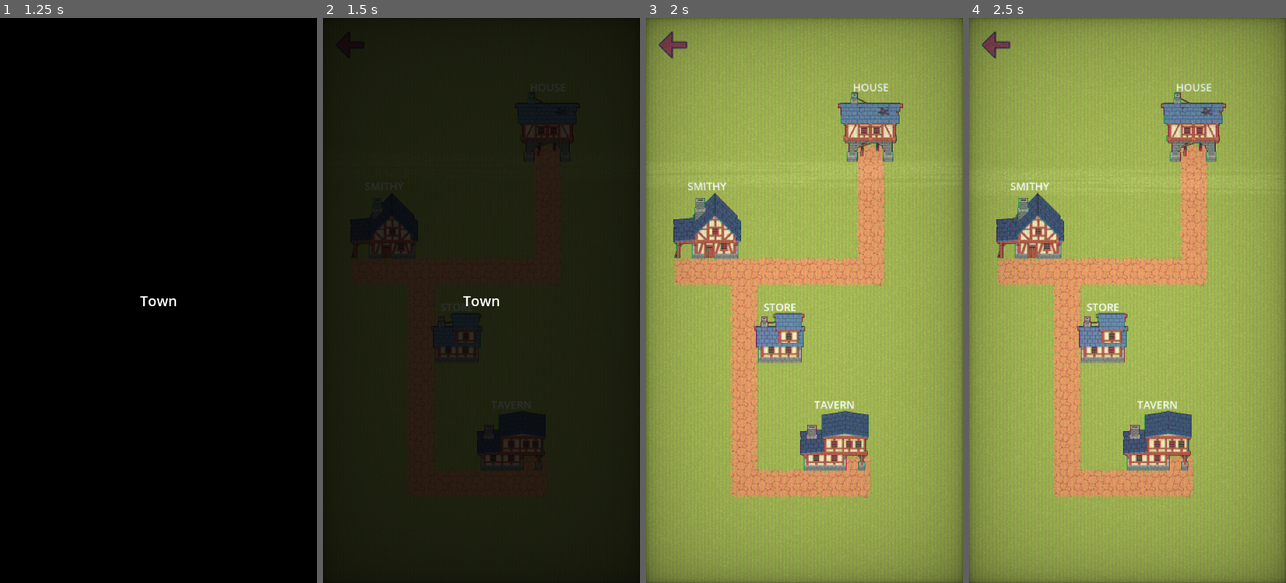
Above: before the commit, frames 1-4 (left to right).
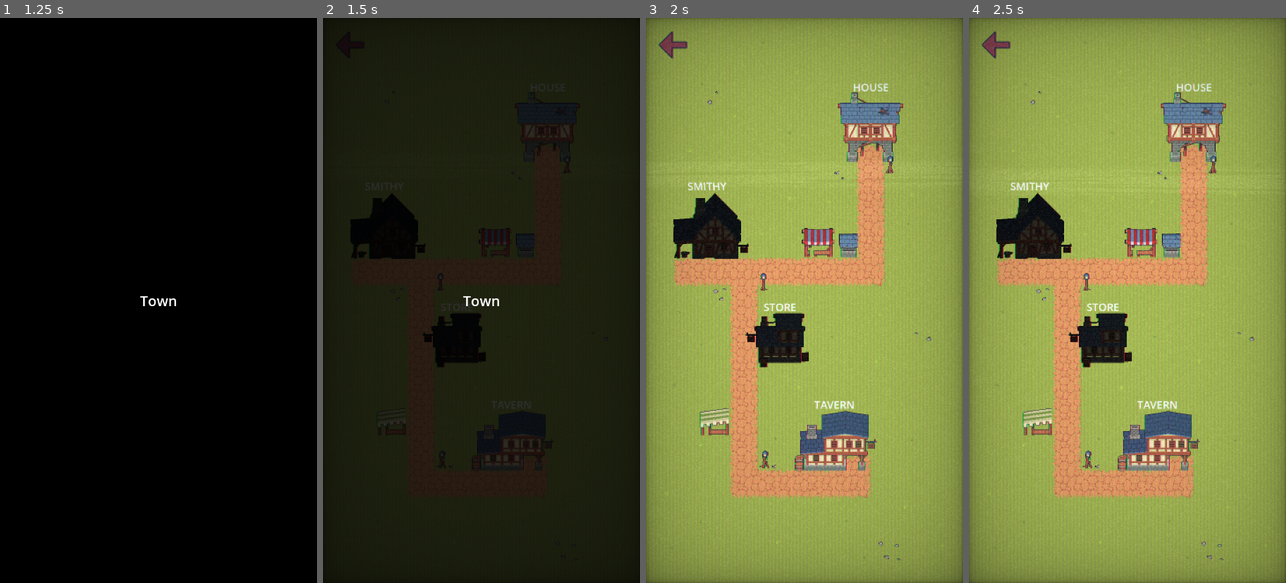
Above: after the commit, the same moments.

Repository: ant290/MoleBreaker
Game: Godot game, scene res://scenes/menu.tscn
Two runs of this game, one before a commit and one after it. Both use one fixed random seed, a clock stepped at 60 frames per second and the inputs below.
Inputs (mouse positions are in pixels of both pictures, inside the frame that each line leads up to):
- Up to frame 1 (1.25 s): click "TOWN" at 0.5 s
- Up to frame 2 (1.5 s): move the mouse to (548, 125) at 1.27 s; hold Right (ui_right) from 1.28 s (still down); click (548, 125) at 1.42 s
- Up to frame 3 (2 s): keep holding Right (ui_right)
- Up to frame 4 (2.5 s): move the mouse to (1064, 328) at 2.02 s; release Right (ui_right) at 2.03 s; hold Left (ui_left) from 2.03 s (still down)

Frame 1 is identical in both runs. In frame 2, 1.6% of the frame differs, in the area x 9-78%, y 13-94%; in frame 3, 4.5%, in the area x 6-92%, y 3-96%; in frame 4, 4.5%.

Commit message:
Town detail updates

Diff:
--- a/mole-breaker/scenes/town/smithy.tscn
+++ b/mole-breaker/scenes/town/smithy.tscn
@@ -1,6 +1,8 @@
-[gd_scene load_steps=4 format=3 uid="uid://b2speixjr7d74"]
+[gd_scene load_steps=6 format=3 uid="uid://b2speixjr7d74"]
 
 [ext_resource type="Texture2D" uid="uid://xvtm48ovjovt" path="res://assets/town/Smithy.png" id="1_hpoev"]
+[ext_resource type="Texture2D" uid="uid://dyj8gu75xfa7p" path="res://assets/town/decor/15.png" id="2_ab2hm"]
+[ext_resource type="Texture2D" uid="uid://dm6l6iihemvk0" path="res://assets/town/decor/7.png" id="3_hhtlr"]
 
 [sub_resource type="RectangleShape2D" id="RectangleShape2D_06row"]
 size = Vector2(154, 146)
@@ -11,7 +13,18 @@
 [node name="Area2D" type="Area2D"]
 
 [node name="Sprite" type="Sprite2D" parent="."]
+modulate = Color(0.16078432, 0.16078432, 0.16078432, 1)
 texture = ExtResource("1_hpoev")
+
+[node name="15" type="Sprite2D" parent="Sprite"]
+position = Vector2(83, 50)
+rotation = 3.1415927
+scale = Vector2(1, -1)
+texture = ExtResource("2_ab2hm")
+
+[node name="7" type="Sprite2D" parent="Sprite"]
+position = Vector2(-50, 64)
+texture = ExtResource("3_hhtlr")
 
 [node name="CollisionShape2D" type="CollisionShape2D" parent="."]
 shape = SubResource("RectangleShape2D_06row")
--- a/mole-breaker/scenes/town/store.tscn
+++ b/mole-breaker/scenes/town/store.tscn
@@ -1,6 +1,9 @@
-[gd_scene load_steps=4 format=3 uid="uid://cinvu8quv2384"]
+[gd_scene load_steps=7 format=3 uid="uid://cinvu8quv2384"]
 
 [ext_resource type="Texture2D" uid="uid://emtvli72pwy7" path="res://assets/town/Store.png" id="1_k61li"]
+[ext_resource type="Texture2D" uid="uid://c0xt57i3pi1e4" path="res://assets/town/decor/16.png" id="2_ljh1p"]
+[ext_resource type="Texture2D" uid="uid://baob8w3clkaar" path="res://assets/town/box/3.png" id="3_qdg1j"]
+[ext_resource type="Texture2D" uid="uid://cqke3mwrwf2jf" path="res://assets/town/box/4.png" id="4_p6v8q"]
 
 [sub_resource type="RectangleShape2D" id="RectangleShape2D_ljh1p"]
 size = Vector2(112, 112)
@@ -11,7 +14,21 @@
 [node name="Area2D" type="Area2D"]
 
 [node name="Sprite" type="Sprite2D" parent="."]
+modulate = Color(0.16078432, 0.16078432, 0.16078432, 1)
 texture = ExtResource("1_k61li")
+
+[node name="16" type="Sprite2D" parent="Sprite"]
+position = Vector2(-66, -1)
+texture = ExtResource("2_ljh1p")
+offset = Vector2(0.5, 0)
+
+[node name="3" type="Sprite2D" parent="Sprite"]
+position = Vector2(-37, 56)
+texture = ExtResource("3_qdg1j")
+
+[node name="4" type="Sprite2D" parent="Sprite"]
+position = Vector2(58, 43)
+texture = ExtResource("4_p6v8q")
 
 [node name="CollisionShape2D" type="CollisionShape2D" parent="."]
 shape = SubResource("RectangleShape2D_ljh1p")
--- a/mole-breaker/scenes/town/tavern.tscn
+++ b/mole-breaker/scenes/town/tavern.tscn
@@ -1,6 +1,9 @@
-[gd_scene load_steps=4 format=3 uid="uid://b1rgrcyv5ghra"]
+[gd_scene load_steps=7 format=3 uid="uid://b1rgrcyv5ghra"]
 
 [ext_resource type="Texture2D" uid="uid://dq1podwxaesdl" path="res://assets/town/Tavern.png" id="1_h43lo"]
+[ext_resource type="Texture2D" uid="uid://voe6ewe1arfa" path="res://assets/town/decor/14.png" id="2_f73nn"]
+[ext_resource type="Texture2D" uid="uid://darg0n5g8ctfa" path="res://assets/town/box/2.png" id="3_t8vvc"]
+[ext_resource type="Texture2D" uid="uid://d26nshre5oaxp" path="res://assets/town/box/1.png" id="4_jg6by"]
 
 [sub_resource type="RectangleShape2D" id="RectangleShape2D_f73nn"]
 size = Vector2(156, 136)
@@ -12,6 +15,21 @@
 
 [node name="Sprite" type="Sprite2D" parent="."]
 texture = ExtResource("1_h43lo")
+
+[node name="14" type="Sprite2D" parent="Sprite"]
+position = Vector2(84, 7)
+rotation = 3.1415927
+scale = Vector2(1, -1)
+texture = ExtResource("2_f73nn")
+offset = Vector2(0.5, 0)
+
+[node name="2" type="Sprite2D" parent="Sprite"]
+position = Vector2(-80, 43)
+texture = ExtResource("3_t8vvc")
+
+[node name="1" type="Sprite2D" parent="Sprite"]
+position = Vector2(-80, 57)
+texture = ExtResource("4_jg6by")
 
 [node name="CollisionShape2D" type="CollisionShape2D" parent="."]
 shape = SubResource("RectangleShape2D_f73nn")
--- a/mole-breaker/scenes/town/town.tscn
+++ b/mole-breaker/scenes/town/town.tscn
@@ -1,14 +1,31 @@
-[gd_scene load_steps=12 format=4 uid="uid://w5lfv6cgej18"]
+[gd_scene load_steps=29 format=4 uid="uid://w5lfv6cgej18"]
 
 [ext_resource type="Script" uid="uid://btqouthlsrvy4" path="res://scripts/town.gd" id="1_6g2qn"]
 [ext_resource type="PackedScene" uid="uid://0l5pmxfgd5xp" path="res://scenes/town/house.tscn" id="2_8b7wv"]
 [ext_resource type="Texture2D" uid="uid://c6mwlv0b06e02" path="res://assets/town/FieldsTileset.png" id="3_06row"]
+[ext_resource type="Texture2D" uid="uid://wb1mxss3hqk3" path="res://assets/town/decor/13.png" id="3_dmgee"]
 [ext_resource type="PackedScene" uid="uid://b2speixjr7d74" path="res://scenes/town/smithy.tscn" id="4_8b7wv"]
+[ext_resource type="Texture2D" uid="uid://dxsoqkl5ebvbb" path="res://assets/town/grass/2.png" id="4_my0xt"]
+[ext_resource type="Texture2D" uid="uid://7xps320or0lt" path="res://assets/town/tent/1.png" id="4_vky2r"]
+[ext_resource type="Texture2D" uid="uid://c0h3x7w1rlh0m" path="res://assets/town/tent/3.png" id="5_fwdo8"]
+[ext_resource type="Texture2D" uid="uid://fn2668ovci08" path="res://assets/town/grass/1.png" id="5_fwvjp"]
 [ext_resource type="PackedScene" uid="uid://cinvu8quv2384" path="res://scenes/town/store.tscn" id="5_v00pm"]
 [ext_resource type="PackedScene" uid="uid://b1rgrcyv5ghra" path="res://scenes/town/tavern.tscn" id="6_6g2qn"]
+[ext_resource type="Texture2D" uid="uid://bcx3exc5fm77s" path="res://assets/town/grass/4.png" id="6_xbtnt"]
+[ext_resource type="Texture2D" uid="uid://xvsilj3ata6a" path="res://assets/town/grass/5.png" id="7_3sg37"]
 [ext_resource type="Texture2D" uid="uid://ddnoeidcj41dc" path="res://assets/arrow left dirt.png" id="8_5vpkg"]
 [ext_resource type="PackedScene" uid="uid://d32bg47cji12w" path="res://scenes/inventory_popup.tscn" id="8_jil70"]
+[ext_resource type="Texture2D" uid="uid://dh75syvvu0fh" path="res://assets/town/grass/6.png" id="8_vky2r"]
+[ext_resource type="Texture2D" uid="uid://c00ehlg6tp0gf" path="res://assets/town/grass/3.png" id="9_fwdo8"]
 [ext_resource type="PackedScene" uid="uid://cdkondhkrlc2b" path="res://scenes/shaders/crt_shader.tscn" id="9_jil70"]
+[ext_resource type="Texture2D" uid="uid://2v6rskysh34q" path="res://assets/town/decor/9.png" id="17_xbtnt"]
+[ext_resource type="Texture2D" uid="uid://rfgosjktk67r" path="res://assets/town/decor/10.png" id="18_3sg37"]
+[ext_resource type="Texture2D" uid="uid://cm0kov418nyxd" path="res://assets/town/stone/3.png" id="19_o16h7"]
+[ext_resource type="Texture2D" uid="uid://d1naf3vkva808" path="res://assets/town/decor/11.png" id="19_vky2r"]
+[ext_resource type="Texture2D" uid="uid://b1uposxltdw2t" path="res://assets/town/stone/5.png" id="20_iu42p"]
+[ext_resource type="Texture2D" uid="uid://dgglp1vilxya7" path="res://assets/town/stone/1.png" id="21_wpqog"]
+[ext_resource type="Texture2D" uid="uid://bjbuwguobvnj1" path="res://assets/town/stone/2.png" id="22_4yhmd"]
+[ext_resource type="Texture2D" uid="uid://cdtvs48g51nhm" path="res://assets/town/stone/6.png" id="23_b3xbq"]
 
 [sub_resource type="TileSetAtlasSource" id="TileSetAtlasSource_jil70"]
 texture = ExtResource("3_06row")
@@ -85,21 +102,241 @@
 [node name="Town" type="Node2D"]
 script = ExtResource("1_6g2qn")
 
-[node name="TileMapLayer" type="TileMapLayer" parent="."]
+[node name="TownDesign" type="Node2D" parent="."]
+
+[node name="TileMapLayer" type="TileMapLayer" parent="TownDesign"]
 tile_map_data = PackedByteArray("AAAAAAAAAQAFAAQAAAAAAAEAAQAFAAQAAAAAAAIAAQAFAAQAAAAAAAMAAQAFAAQAAAAAAAQAAQAFAAQAAAAAAA …(14640 unchanged characters)…
 tile_set = SubResource("TileSet_vb1k2")
 
-[node name="House" parent="." instance=ExtResource("2_8b7wv")]
+[node name="House" parent="TownDesign" instance=ExtResource("2_8b7wv")]
 position = Vector2(511, 249)
 
-[node name="Smithy" parent="." instance=ExtResource("4_8b7wv")]
+[node name="Smithy" parent="TownDesign" instance=ExtResource("4_8b7wv")]
 position = Vector2(140, 473)
 
-[node name="Store" parent="." instance=ExtResource("5_v00pm")]
+[node name="Store" parent="TownDesign" instance=ExtResource("5_v00pm")]
 position = Vector2(305, 726)
 
-[node name="Tavern" parent="." instance=ExtResource("6_6g2qn")]
+[node name="Tavern" parent="TownDesign" instance=ExtResource("6_6g2qn")]
 position = Vector2(429, 960)
+
+[node name="Well" type="Sprite2D" parent="TownDesign"]
+position = Vector2(461, 516)
+texture = ExtResource("3_dmgee")
+
+[node name="Tent" type="Sprite2D" parent="TownDesign"]
+position = Vector2(392, 510)
+texture = ExtResource("4_vky2r")
+
+[node name="Tent2" type="Sprite2D" parent="TownDesign"]
+position = Vector2(157, 916)
+texture = ExtResource("5_fwdo8")
+
+[node name="Grass" type="Node2D" parent="TownDesign"]
+
+[node name="2" type="Sprite2D" parent="TownDesign/Grass"]
+position = Vector2(76, 667)
+texture = ExtResource("4_my0xt")
+
+[node name="1" type="Sprite2D" parent="TownDesign/Grass"]
+position = Vector2(128, 741)
+texture = ExtResource("5_fwvjp")
+
+[node name="4" type="Sprite2D" parent="TownDesign/Grass"]
+position = Vector2(533, 674)
+texture = ExtResource("6_xbtnt")
+
+[node name="5" type="Sprite2D" parent="TownDesign/Grass"]
+position = Vector2(327, 409)
+texture = ExtResource("7_3sg37")
+
+[node name="6" type="Sprite2D" parent="TownDesign/Grass"]
+position = Vector2(126, 968)
+texture = ExtResource("8_vky2r")
+
+[node name="7" type="Sprite2D" parent="TownDesign/Grass"]
+position = Vector2(523, 779)
+texture = ExtResource("7_3sg37")
+
+[node name="3" type="Sprite2D" parent="TownDesign/Grass"]
+position = Vector2(423, 724)
+texture = ExtResource("4_my0xt")
+
+[node name="8" type="Sprite2D" parent="TownDesign/Grass"]
+position = Vector2(597, 467)
+texture = ExtResource("5_fwvjp")
+
+[node name="9" type="Sprite2D" parent="TownDesign/Grass"]
+position = Vector2(264, 490)
+texture = ExtResource("6_xbtnt")
+
+[node name="10" type="Sprite2D" parent="TownDesign/Grass"]
+position = Vector2(416, 417)
+texture = ExtResource("8_vky2r")
+
+[node name="11" type="Sprite2D" parent="TownDesign/Grass"]
+position = Vector2(606, 958)
+texture = ExtResource("9_fwdo8")
+
+[node name="12" type="Sprite2D" parent="TownDesign/Grass"]
+position = Vector2(65, 833)
+texture = ExtResource("4_my0xt")
+
+[node name="13" type="Sprite2D" parent="TownDesign/Grass"]
+position = Vector2(396, 514)
+texture = ExtResource("5_fwvjp")
+
+[node name="14" type="Sprite2D" parent="TownDesign/Grass"]
+position = Vector2(130, 152)
+texture = ExtResource("9_fwdo8")
+
+[node name="15" type="Sprite2D" parent="TownDesign/Grass"]
+position = Vector2(344, 124)
+texture = ExtResource("7_3sg37")
+
+[node name="16" type="Sprite2D" parent="TownDesign/Grass"]
+position = Vector2(202, 224)
+texture = ExtResource("8_vky2r")
+
+[node name="17" type="Sprite2D" parent="TownDesign/Grass"]
+position = Vector2(640, 151)
+texture = ExtResource("4_my0xt")
+
+[node name="18" type="Sprite2D" parent="TownDesign/Grass"]
+position = Vector2(658, 335)
+texture = ExtResource("9_fwdo8")
+
+[node name="19" type="Sprite2D" parent="TownDesign/Grass"]
+position = Vector2(605, 401)
+texture = ExtResource("7_3sg37")
+
+[node name="20" type="Sprite2D" parent="TownDesign/Grass"]
+position = Vector2(327, 262)
+texture = ExtResource("4_my0xt")
+
+[node name="21" type="Sprite2D" parent="TownDesign/Grass"]
+position = Vector2(102, 301)
+texture = ExtResource("8_vky2r")
+
+[node name="22" type="Sprite2D" parent="TownDesign/Grass"]
+position = Vector2(266, 57)
+texture = ExtResource("4_my0xt")
+
+[node name="23" type="Sprite2D" parent="TownDesign/Grass"]
+position = Vector2(544, 51)
+texture = ExtResource("7_3sg37")
+
+[node name="24" type="Sprite2D" parent="TownDesign/Grass"]
+position = Vector2(126, 1143)
+texture = ExtResource("9_fwdo8")
+
+[node name="25" type="Sprite2D" parent="TownDesign/Grass"]
+position = Vector2(300, 1188)
+texture = ExtResource("8_vky2r")
+
+[node name="26" type="Sprite2D" parent="TownDesign/Grass"]
+position = Vector2(457, 1140)
+texture = ExtResource("5_fwvjp")
+
+[node name="27" type="Sprite2D" parent="TownDesign/Grass"]
+position = Vector2(498, 1224)
+texture = ExtResource("9_fwdo8")
+
+[node name="28" type="Sprite2D" parent="TownDesign/Grass"]
+position = Vector2(590, 1109)
+texture = ExtResource("8_vky2r")
+
+[node name="29" type="Sprite2D" parent="TownDesign/Grass"]
+position = Vector2(675, 1196)
+texture = ExtResource("6_xbtnt")
+
+[node name="30" type="Sprite2D" parent="TownDesign/Grass"]
+position = Vector2(48, 1079)
+texture = ExtResource("7_3sg37")
+
+[node name="31" type="Sprite2D" parent="TownDesign/Grass"]
+position = Vector2(59, 1202)
+texture = ExtResource("4_my0xt")
+
+[node name="32" type="Sprite2D" parent="TownDesign/Grass"]
+position = Vector2(296, 954)
+texture = ExtResource("9_fwdo8")
+
+[node name="33" type="Sprite2D" parent="TownDesign/Grass"]
+position = Vector2(347, 838)
+texture = ExtResource("7_3sg37")
+
+[node name="Lamps" type="Node2D" parent="TownDesign"]
+
+[node name="9" type="Sprite2D" parent="TownDesign/Lamps"]
+position = Vector2(268, 599)
+texture = ExtResource("17_xbtnt")
+
+[node name="10" type="Sprite2D" parent="TownDesign/Lamps"]
+position = Vector2(555, 333)
+texture = ExtResource("18_3sg37")
+
+[node name="11" type="Sprite2D" parent="TownDesign/Lamps"]
+position = Vector2(270, 1001)
+texture = ExtResource("19_vky2r")
+
+[node name="Stones" type="Node2D" parent="TownDesign"]
+
+[node name="4" type="Sprite2D" parent="TownDesign/Stones"]
+position = Vector2(449, 365)
+texture = ExtResource("19_o16h7")
+
+[node name="5" type="Sprite2D" parent="TownDesign/Stones"]
+position = Vector2(435, 352)
+texture = ExtResource("20_iu42p")
+
+[node name="1" type="Sprite2D" parent="TownDesign/Stones"]
+position = Vector2(159, 621)
+texture = ExtResource("21_wpqog")
+
+[node name="2" type="Sprite2D" parent="TownDesign/Stones"]
+position = Vector2(172, 638)
+texture = ExtResource("22_4yhmd")
+
+[node name="3" type="Sprite2D" parent="TownDesign/Stones"]
+position = Vector2(179, 616)
+texture = ExtResource("19_o16h7")
+
+[node name="6" type="Sprite2D" parent="TownDesign/Stones"]
+position = Vector2(292, 1017)
+texture = ExtResource("20_iu42p")
+
+[node name="7" type="Sprite2D" parent="TownDesign/Stones"]
+position = Vector2(547, 1224)
+texture = ExtResource("23_b3xbq")
+
+[node name="8" type="Sprite2D" parent="TownDesign/Stones"]
+position = Vector2(571, 1197)
+texture = ExtResource("22_4yhmd")
+
+[node name="9" type="Sprite2D" parent="TownDesign/Stones"]
+position = Vector2(575, 1228)
+texture = ExtResource("19_o16h7")
+
+[node name="10" type="Sprite2D" parent="TownDesign/Stones"]
+position = Vector2(534, 1193)
+texture = ExtResource("21_wpqog")
+
+[node name="11" type="Sprite2D" parent="TownDesign/Stones"]
+position = Vector2(615, 716)
+texture = ExtResource("19_o16h7")
+
+[node name="12" type="Sprite2D" parent="TownDesign/Stones"]
+position = Vector2(643, 729)
+texture = ExtResource("21_wpqog")
+
+[node name="13" type="Sprite2D" parent="TownDesign/Stones"]
+position = Vector2(146, 193)
+texture = ExtResource("21_wpqog")
+
+[node name="14" type="Sprite2D" parent="TownDesign/Stones"]
+position = Vector2(162, 170)
+texture = ExtResource("19_o16h7")
 
 [node name="TouchScreenButton" type="TouchScreenButton" parent="."]
 position = Vector2(30, 30)
@@ -113,6 +350,6 @@
 [node name="CRTShader" parent="." instance=ExtResource("9_jil70")]
 visible = false
 
-[connection signal="on_click" from="House" to="." method="_on_house_on_click"]
+[connection signal="on_click" from="TownDesign/House" to="." method="_on_house_on_click"]
 [connection signal="released" from="TouchScreenButton" to="." method="_on_touch_screen_button_released"]
 [connection signal="on_close" from="CanvasLayer/Inventory" to="." method="_on_inventory_on_close"]
Binary file added: mole-breaker/assets/town/box/1.png
Not shown, added: mole-breaker/assets/town/box/1.png.import
Binary file added: mole-breaker/assets/town/box/2.png
Not shown, added: mole-breaker/assets/town/box/2.png.import
Binary file added: mole-breaker/assets/town/box/3.png
Not shown, added: mole-breaker/assets/town/box/3.png.import
Binary file added: mole-breaker/assets/town/box/4.png
Not shown, added: mole-breaker/assets/town/box/4.png.import
Binary file added: mole-breaker/assets/town/box/5.png
Not shown, added: mole-breaker/assets/town/box/5.png.import
Binary file added: mole-breaker/assets/town/decor/1.png
Not shown, added: mole-breaker/assets/town/decor/1.png.import
(and 76 more such lines)
